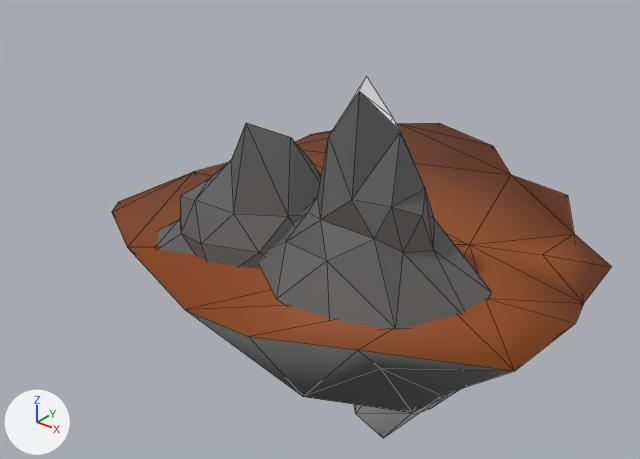
The OBJ model assets/islands/island_main.obj as it was, and as the next commit left it.
Rendered twice from a 50 mm camera at (53.0, -83.3, 47.2) aimed at (-11.9, -2.3, -3.1). The axes (+X, +Y, +Z) are drawn at lower left. The lights are the same throughout. Mesh edges are drawn as thin lines. Where no turn or scale is listed for an object, it has been applied to the vertices.
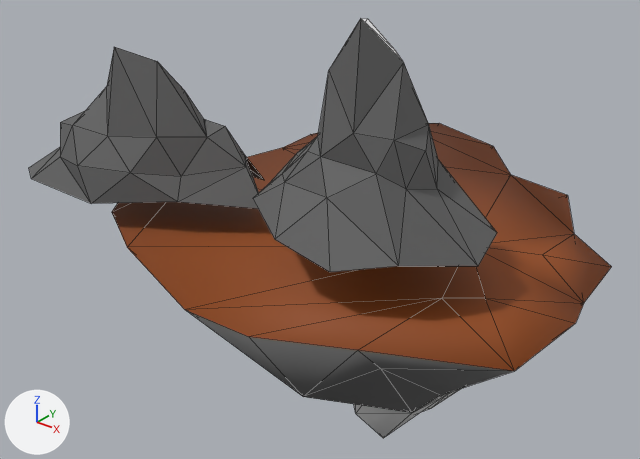
Commit message: new main island

The change, as a diff of the scene's bpy script:
```diff
--- a/assets/islands/island_main.obj.py
+++ b/assets/islands/island_main.obj.py
@@ me_icosphere @@
 # used by ob_icosphere; location = (0.0, 0.0, 0.0)
-me_icosphere.from_pydata(...)  # 153 vertices, 277 faces; spans x -33.7..25.6, y -30.7..35.7, z -28.0..22.4
+me_icosphere.from_pydata(...)  # 152 vertices, 275 faces; spans x -42.8..25.6, y -30.7..35.7, z -28.0..28.8
+# me_icosphere part 1: the loose piece of 36 vertices spanning x -10.8..16.8, y -23.4..-0.3, z -2.8..22.4 is rebuilt with 36 vertices and now spans x -10.8..16.8, y -23.4..-0.3, z 4.2..28.8
+# me_icosphere part 2: a new loose piece of 35 vertices spanning x -42.8..-12.0, y -26.7..-6.0, z 3.5..21.7
+# me_icosphere part 3
+# 36 vertices are removed from x -25.2..5.2, y -23.9..-3.2, z -2.5..15.5
+# 60 faces are deleted
 me_icosphere.materials.append(mat_rock_lower)
```

Pixel boxes [x1, y1, x2, y2] of what changed, in the pictures (640 x 459 px):
'Icosphere', reshaped (17% wider, 16% taller)
    before: [112, 76, 612, 438]
    after: [29, 18, 612, 438]
part 1 of me_icosphere, rebuilt
    before: [259, 76, 491, 329]
    after: [253, 18, 497, 272]
part 2 of me_icosphere, added
    after: [29, 47, 264, 209]
part 3 of me_icosphere, deleted
    before: [157, 123, 321, 269]
